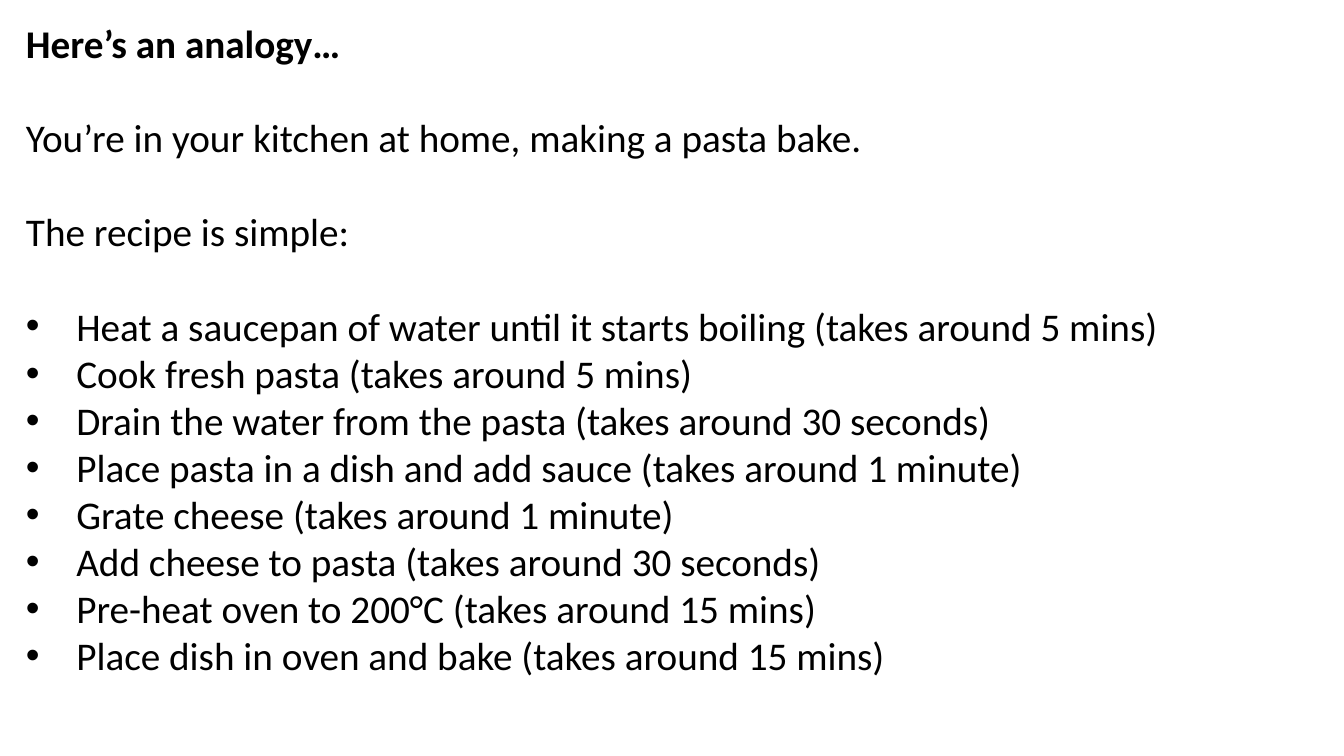
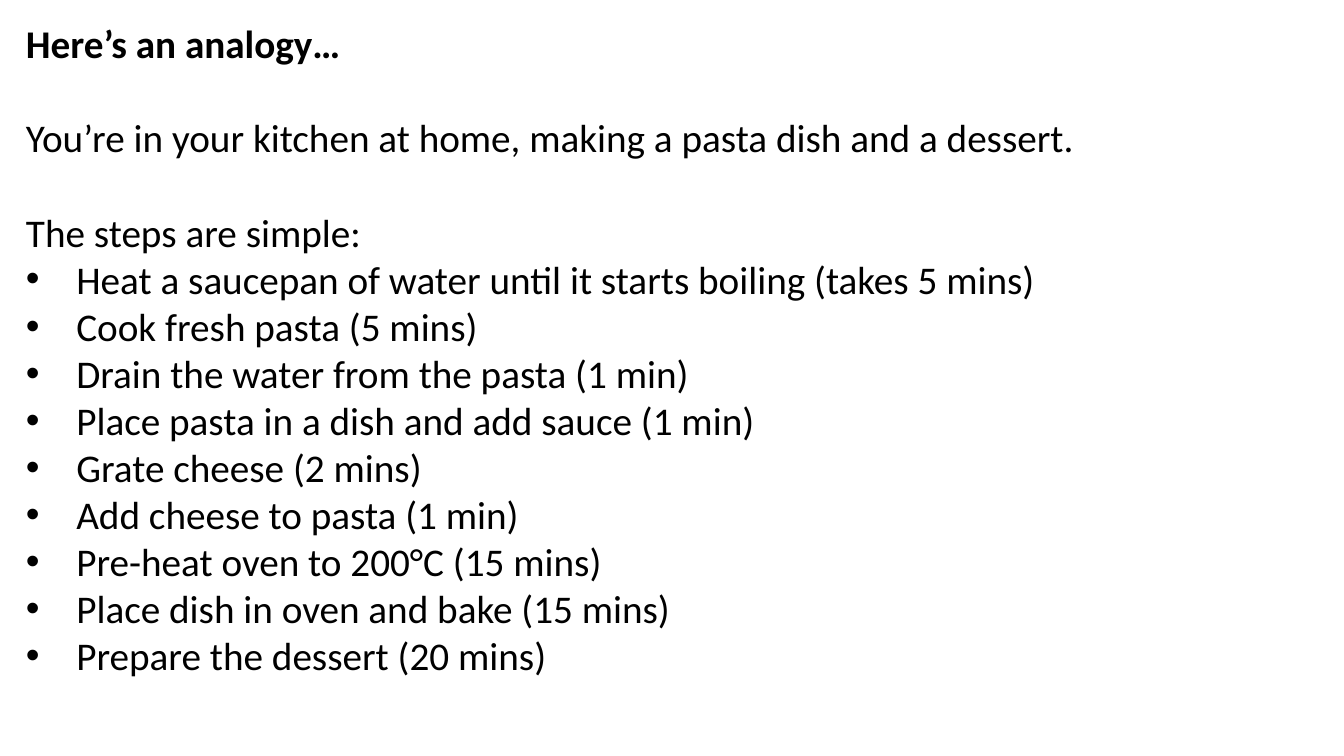
Before and after one commit to JoshKain/AsyncAwaitQuiz, a slide deck: slide 10 of Async and await presentation.pptx. Drawn at 1344x756 pixels with LibreOffice and Linux fonts; fonts in the diff are those of the drawing. Boxes give left, top, right and bottom in pixels: in the first picture for what was removed or moved away, otherwise in the second. Text is boxed around its words. In the diff, an @@ line names an element or a change of style, - is before the commit and + after.

```diff
--- a/Async and await presentation.pptx
+++ b/Async and await presentation.pptx
@@ text at (26,124,1074,677): text changed @@
-You’re in your kitchen at home, making a pasta bake.
-The recipe is simple:
-• Heat a saucepan of water until it starts boiling (takes around 5 mins)
-• Cook fresh pasta (takes around 5 mins)
-• Drain the water from the pasta (takes around 30 seconds)
-• Place pasta in a dish and add sauce (takes around 1 minute)
-• Grate cheese (takes around 1 minute)
-• Add cheese to pasta (takes around 30 seconds)
-• Pre-heat oven to 200°C (takes around 15 mins)
-• Place dish in oven and bake (takes around 15 mins)
+You’re in your kitchen at home, making a pasta dish and a dessert.
+The steps are simple:
+• Heat a saucepan of water until it starts boiling (takes 5 mins)
+• Cook fresh pasta (5 mins)
+• Drain the water from the pasta (1 min)
+• Place pasta in a dish and add sauce (1 min)
+• Grate cheese (2 mins)
+• Add cheese to pasta (1 min)
+• Pre-heat oven to 200°C (15 mins)
+• Place dish in oven and bake (15 mins)
+• Prepare the dessert (20 mins)
```
Also in this commit, not shown: 7 other slides changed.
